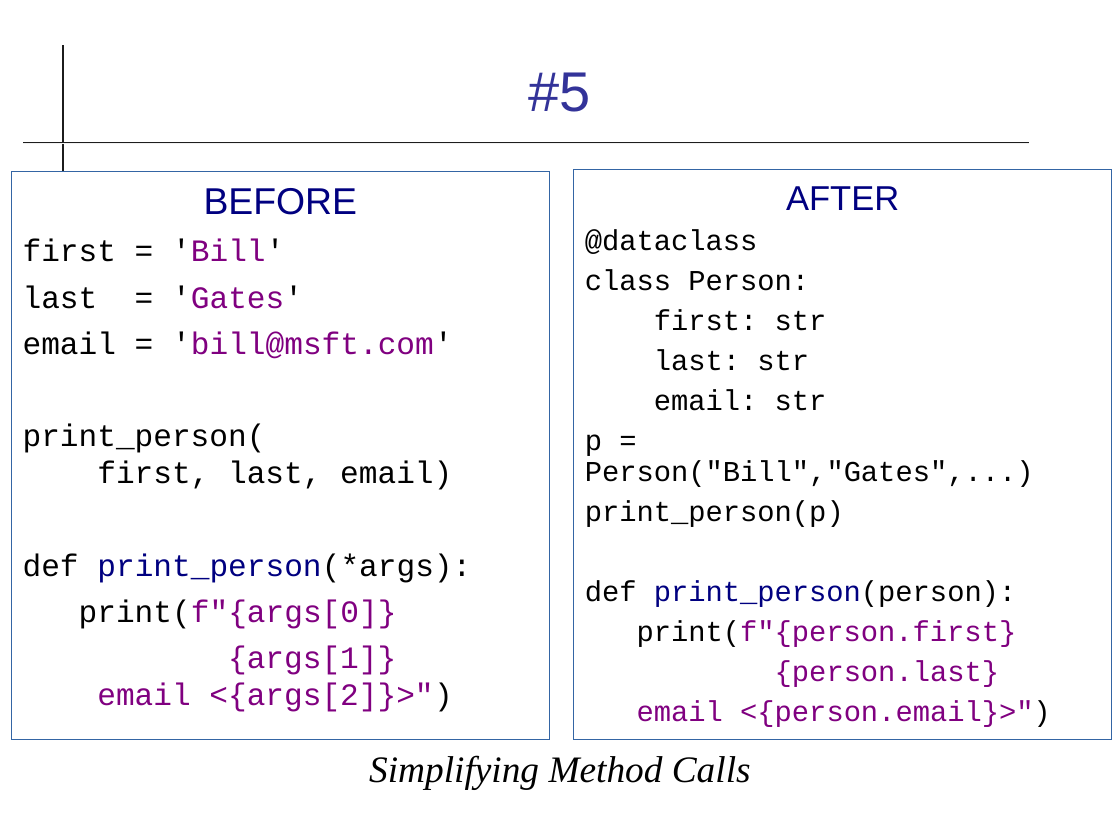
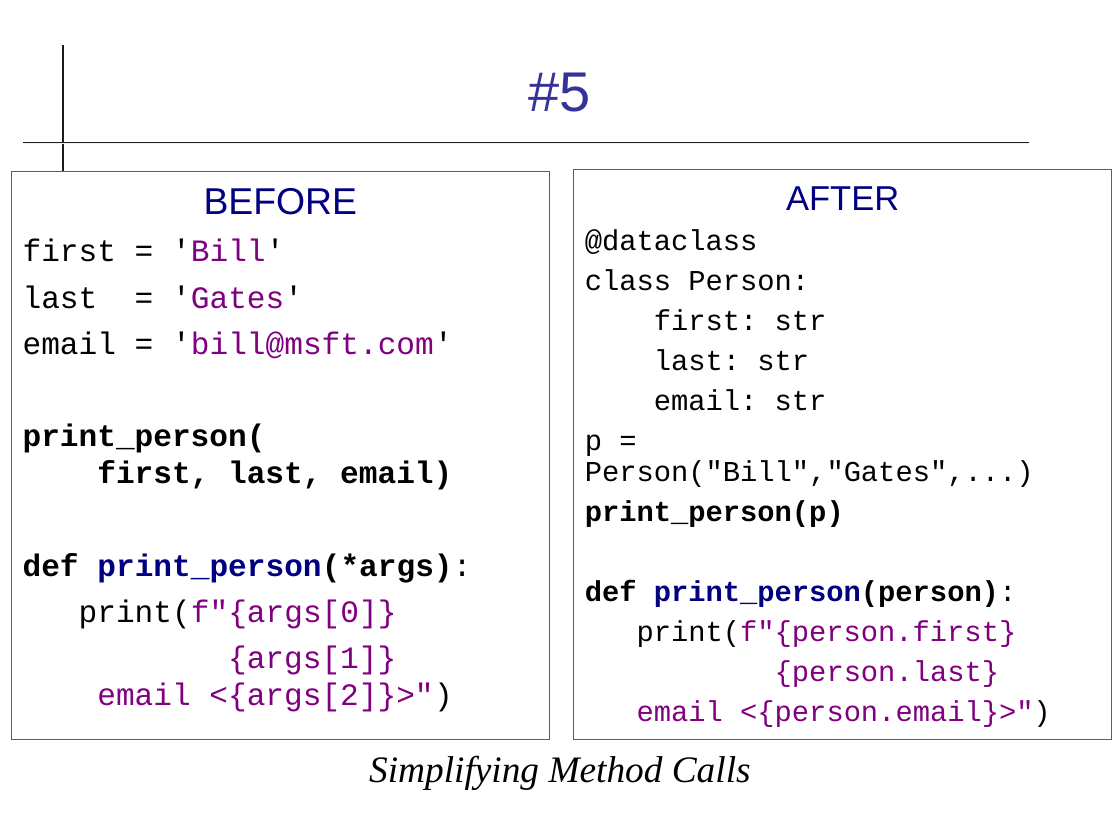
Before and after one commit to cpske/ISP, a slide deck: slide 7 of refactoring/Refactoring-Review.odp (slide 6 before the commit). Drawn at 1120x840 pixels with LibreOffice and Linux fonts; fonts in the diff are those of the drawing. Boxes give left, top, right and bottom in pixels: in the first picture for what was removed or moved away, otherwise in the second. Text is boxed around its words. In the diff, an @@ line names an element or a change of style, - is before the commit and + after.

```diff
--- a/refactoring/Refactoring-Review.odp
+++ b/refactoring/Refactoring-Review.odp
@@ text at (23,424,471,583): bold on in "print_person( first, last, email)", "def print_person(*args):" @@
@@ text at (585,501,1016,607): bold on in "print_person(p)", "def print_person(person):" @@
```
Also in this commit, not shown: 9 other slides changed, 3 slides added, 3 slides removed, 9 other files.
